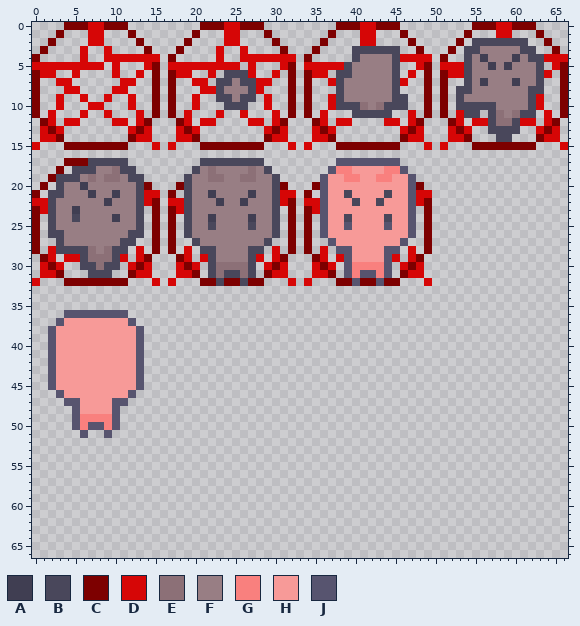
Sprite sheet, stored at Assets/Enemy/Assets/Enemy_Spawning.png. The picture above was drawn from the file before the commit.
The file is 67x67 pixels. Colours within 5 levels of each other are drawn and written as one.
Palette (. is transparent): A #403e52  B #49475b  C #7d0000  D #d60606  E #8c7077  F #987e84  G #f9807e  H #f79a98  J #57546f
The result:
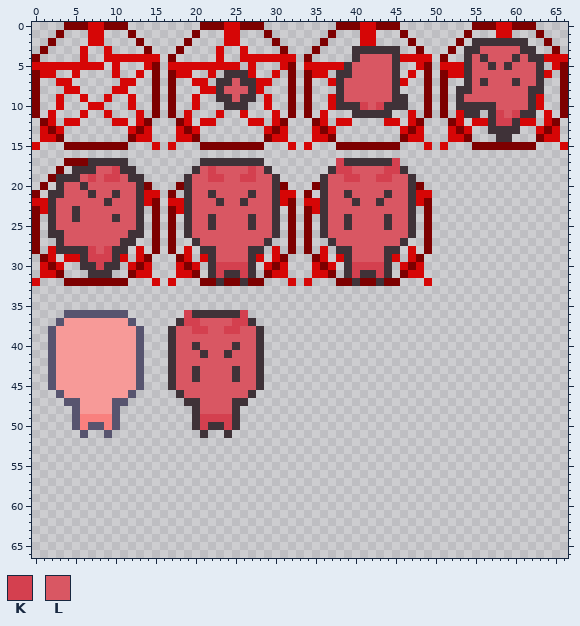
Colours new in this view: K #d4404f  L #d95763
Difference:
colour B: #49475b -> #3f3238
Changed rows in their new state; - is a pixel that keeps its letter.
first column x 24:
 3 --------------------------------LLLLL--
 4 -----------------LLLL----------LBLLLBL-
 5 ----------------LLLLL----------LLBLBLLL
 6 ----------------LLLLL----------LLLLLLLL
 7 -L-------------LLLLLL----------LBLLLBLL
 8 LLL------------LLLLLL----------LLLLLLL-
 9 -L-------------LLLLLL---------LLLLLLLL-
10 -----------------KLK--------------LLLL-
11 ----------------------------------KLK--
12 ----------------------------------KK---
first column x 3:
17 -----------------------------------KBBBBBBK--
18 -----LLK----------LKLLLLKL--------BKKLLLLKKB-
19 ---LKLKKL--------LLKKLLKKLL------BLLKKLLKKLLB
20 -LLBLLLLLL-------LLLLLLLLLL------BLLLLLLLLLLB
21 -LLLBLLBLL-------LLBLLLLBLL------BLL-LLLL-LLB
22 LLLLLLBLLL-------LLLBLLBLLL------BLLL-LL-LLLB
23 LLBLLLLLLL-------LLLLLLLLLL------BLLLLLLLLLLB
24 LL-LLLLBLL-------LLBLLLLBLL------BLL-LLLL-LLB
25 LLLLLLLLLL-------LL-LLLL-LL------BLLBLLLLBLLB
26 -LLLLLLLL--------LLLLLLLLLL------BLLLLLLLLLLB
27 -LLLLLLL----------LLLLLLLL--------BLLLLLLLLB-
28 ----KLK-------------LLLL-----------BBLLLLBB--
29 ----KKK-------------LLLL------------BLLLLB---
30 -----K--------------KKKK------------BKKKKB---
31 --------------------K--K------------BKBBKB---
32 -------------------------------------B--B----
first column x 17:
36 --KBBBBBBK--
37 -BKKLLLLKKB-
38 BLLKKLLKKLLB
39 BLLLLLLLLLLB
40 BLLBLLLLBLLB
41 BLLLBLLBLLLB
42 BLLLLLLLLLLB
43 BLLBLLLLBLLB
44 BLLBLLLLBLLB
45 BLLLLLLLLLLB
46 -BLLLLLLLLB-
47 --BBLLLLBB--
48 ---BLLLLB---
49 ---BKKKKB---
50 ---BKBBKB---
51 ----B--B----
